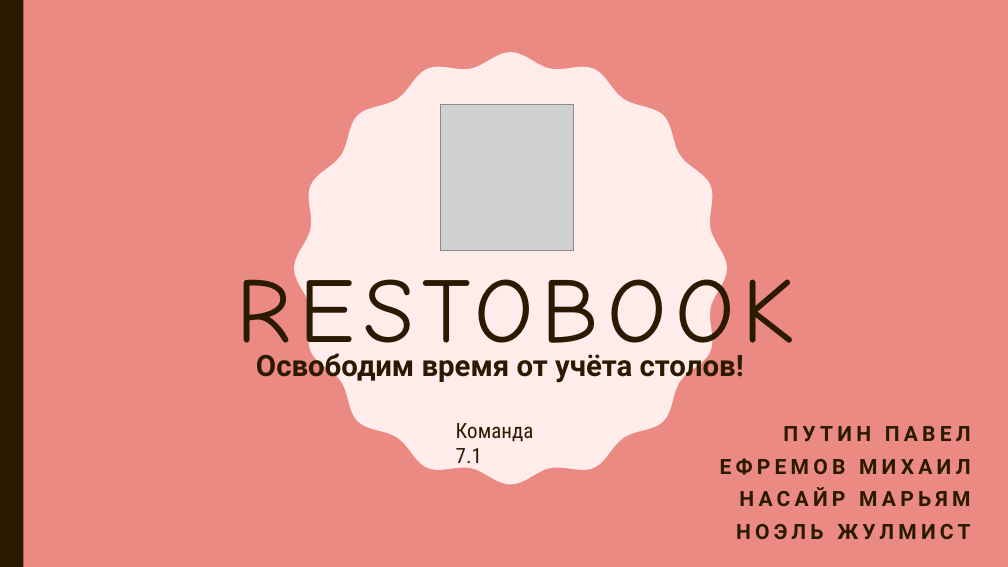
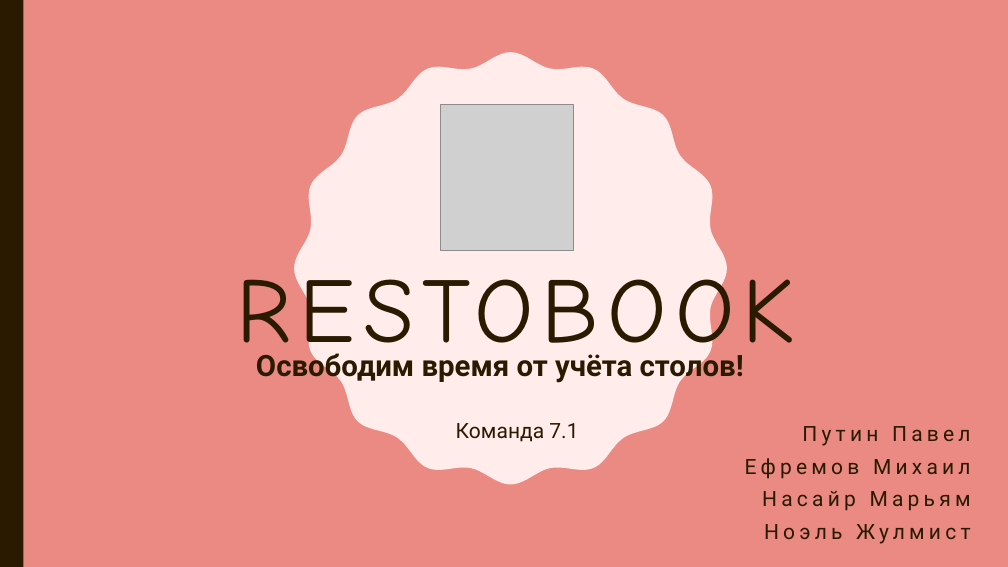
Before and after one commit to PavelPutin/restobook, a slide deck: slide 1 of presentation (product)/Restobook.pptx. Drawn at 1008x567 pixels with LibreOffice and Linux fonts; fonts in the diff are those of the drawing; grey boxes stand for pictures. Boxes give left, top, right and bottom in pixels: in the first picture for what was removed or moved away, otherwise in the second. Text is boxed around its words. In the diff, an @@ line names an element or a change of style, - is before the commit and + after.

```diff
--- a/presentation (product)/Restobook.pptx
+++ b/presentation (product)/Restobook.pptx
@@ text "Команда 7.1" at box(456, 423, 578, 442): font Roboto Condensed to Roboto @@
@@ subtitle at box(745, 426, 971, 544): text changed; bold off @@
-ПУТИН ПАВЕЛ
-ЕФРЕМОВ МИХАИЛ
-НАСАЙР МАРЬЯМ
-НОЭЛЬ ЖУЛМИСТ
+Путин Павел
+Ефремов Михаил
+Насайр Марьям
+Ноэль Жулмист
```
Also in this commit, not shown: 5 other slides changed, 1 other file.
